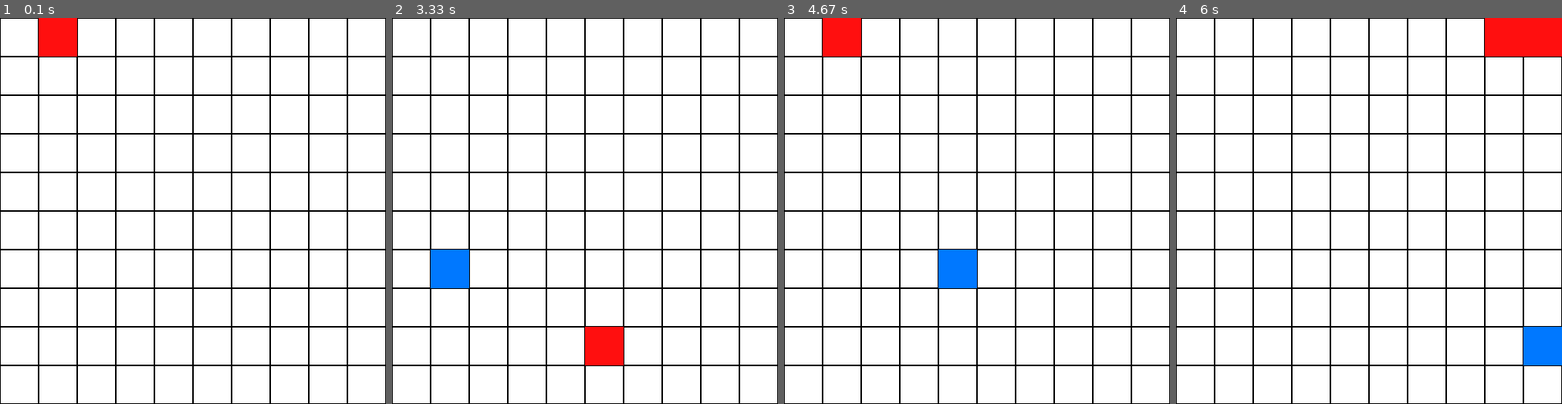
Above: before the commit, frames 1-4 (left to right).
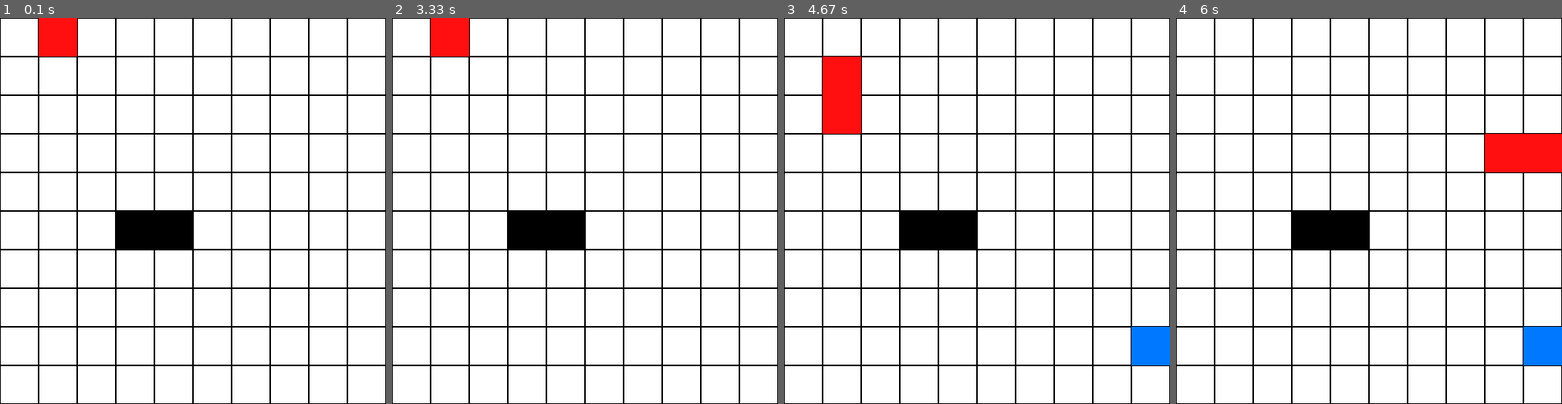
Above: after the commit, the same moments.

Repository: cod-pirat/snake-pygame-ed
Game: pygame game, started from snake.py
The game is run twice, just before and just after one commit, with the same random seed, the same clock (stepped at 60 frames per second) and the same inputs.
Inputs:
- Up to frame 1 (0.1 s): no input
- Up to frame 2 (3.33 s): tap Space at 0.33, 0.67 s; hold D 1-1.47 s; hold W 1.5-2.18 s; hold D 2.22-3.07 s; hold A from 3.1 s (still down)
- Up to frame 3 (4.67 s): release A at 4.03 s; hold S from 4.07 s (still down)
- Up to frame 4 (6 s): release S at 5.05 s; hold A from 5.08 s (still down)

The runs differ from the first frame. In frame 1, 1.8% of the frame differs, in the area x 30-50%, y 50-60%; in frame 2, 4.8%; in frame 3, 6.8%, in the area x 10-100%, y 0-90%; in frame 4, 5.8%.

Commit message:
snake wall

Diff:
--- a/snake.py
+++ b/snake.py
@@ -26,7 +26,7 @@
     [0, 0, 0, 0, 0, 0, 0, 0, 0, 0],
     [0, 0, 0, 0, 0, 0, 0, 0, 0, 0],
     [0, 0, 0, 0, 0, 0, 0, 0, 0, 0],
-    [0, 0, 0, 0, 0, 0, 0, 0, 0, 0],
+    [0, 0, 0, 1, 1, 0, 0, 0, 0, 0],
     [0, 0, 0, 0, 0, 0, 0, 0, 0, 0],
     [0, 0, 0, 0, 0, 0, 0, 0, 0, 0],
     [0, 0, 0, 0, 0, 0, 0, 0, 0, 0],
@@ -43,12 +43,15 @@
     screen.fill(WHITE)
 
     # Draw grid based on map
+    wall_rect_list = []
+
     for y in range(GRID_HEIGHT_Y):
         for x in range(GRID_WIDTH_X):
             rect = pygame.Rect(x * TILE_SIZE, y * TILE_SIZE, TILE_SIZE, TILE_SIZE)
 
             if game_map[y][x] == 1:
-                pygame.draw.rect(screen, BLUE, rect)  # Wall
+                pygame.draw.rect(screen, BLACK, rect)  # Wall
+                wall_rect_list.append(rect)
             pygame.draw.rect(screen, BLACK, rect, 1)  # Grid outline
 
     pygame.display.flip()
@@ -61,6 +64,7 @@
     snake_length = 2
     food_rect = None
     snake_time = 350
+    pause = True
 
     while snake_live:
         for event in pygame.event.get():
@@ -76,14 +80,18 @@
                 y_change, x_change = 1, 0
             elif event.type == KEYDOWN and event.key == pygame.K_d:
                 y_change, x_change = 0, 1
+            elif event.type == KEYDOWN and (event.key == pygame.K_p or event.key == pygame.K_SPACE):
+                pause = True
+                while pause:
+                    for event_p in pygame.event.get():
+                        if event_p.type == KEYDOWN and (event_p.key == pygame.K_p or event_p.key == pygame.K_SPACE):
+                            pause = False
+                        elif event_p.type == pygame.QUIT:
+                            snake_live = False
+                            running = False
+                            pause = False
 
         y, x = y_change + y, x_change + x
-
-
-
-
-
-
 
         if x > GRID_WIDTH_X:
             x = 0
@@ -94,13 +102,11 @@
         elif y < 0:
             y = GRID_HEIGHT_Y - 1
 
-
-
-
         rect = pygame.Rect(x * TILE_SIZE, y * TILE_SIZE, TILE_SIZE, TILE_SIZE)
 
-        if rect in queue:
+        if rect in queue or rect in wall_rect_list:
             snake_live = False
+            break
 
         if food_rect == rect:
             snake_length += 1
@@ -120,7 +126,7 @@
         if food_rect is None:
             food_rect = pygame.Rect(randrange(GRID_WIDTH_X) * TILE_SIZE, randrange(GRID_HEIGHT_Y) * TILE_SIZE,
                                     TILE_SIZE, TILE_SIZE)
-            while food_rect in queue:
+            while food_rect in queue or food_rect in wall_rect_list:
                 food_rect = pygame.Rect(randrange(GRID_WIDTH_X) * TILE_SIZE, randrange(GRID_HEIGHT_Y) * TILE_SIZE,
                                         TILE_SIZE, TILE_SIZE)
         else:
Not shown, added: .gitignore
